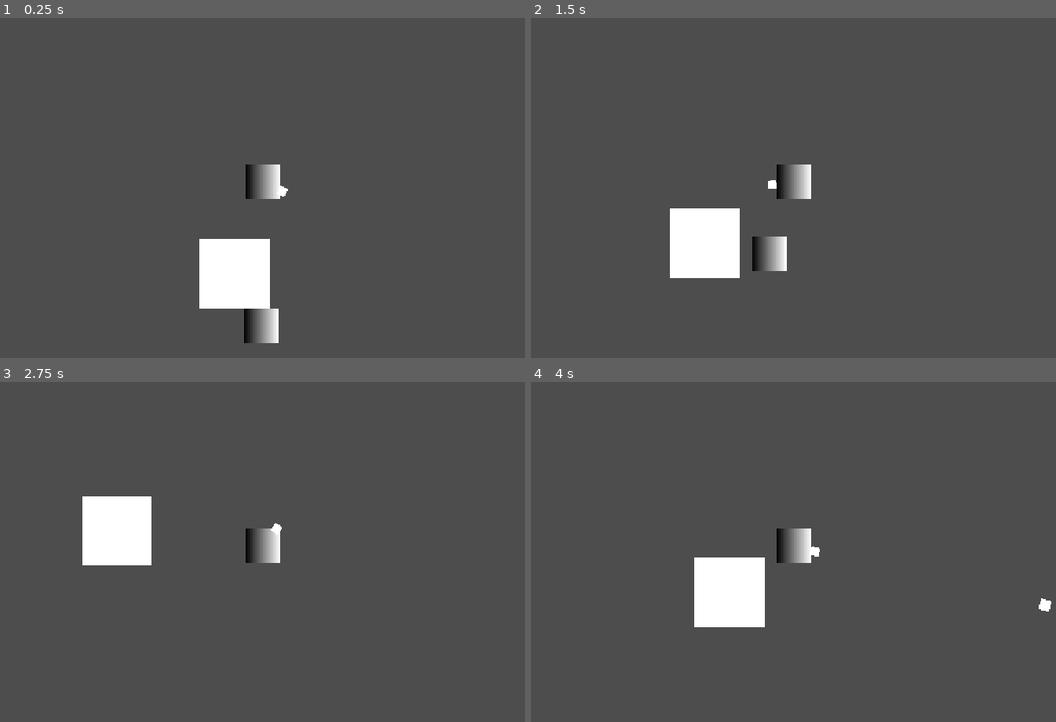
Above: before the commit, frames 1-4 (two rows, left to right).
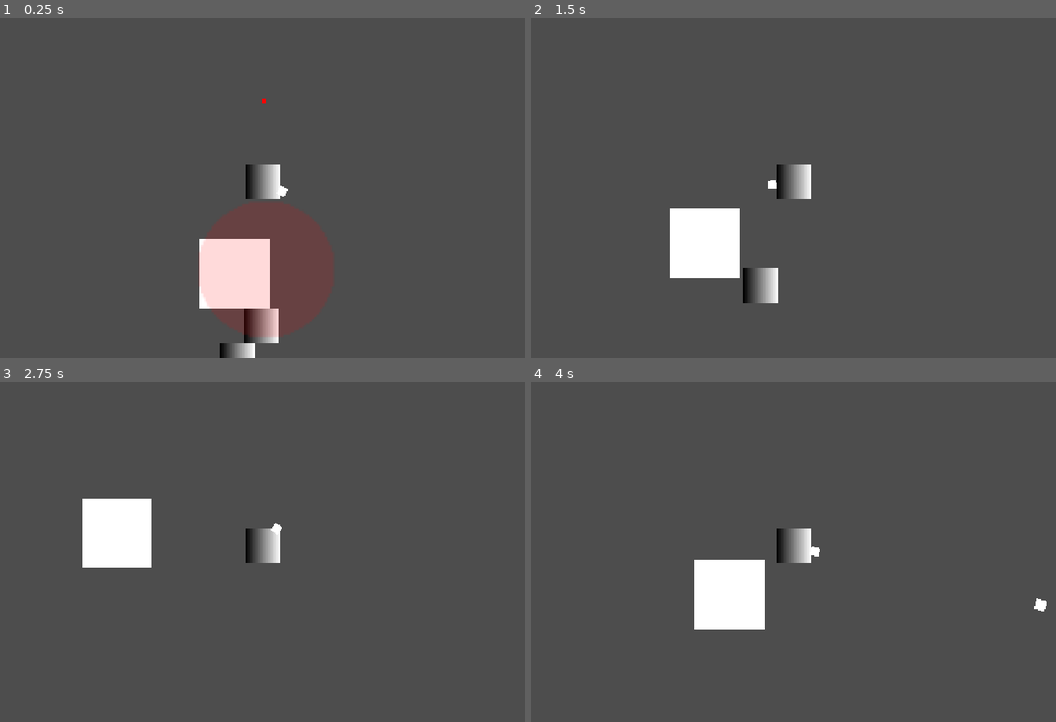
Above: after the commit, the same moments.

Repository: Iviv122/NoTimeToThink
Game: Godot game, scene res://test.tscn
Two runs of this game, one before a commit and one after it. Both use one fixed random seed, a clock stepped at 60 frames per second and the inputs below.
Inputs (mouse positions are in pixels of both pictures, inside the frame that each line leads up to):
- Up to frame 1 (0.25 s): no input
- Up to frame 2 (1.5 s): move the mouse to (930, 164) at 0.52 s; press the mouse at (930, 164) at 0.53 s; hold D (right) 0.53-1.28 s; move the mouse to (667, 198) at 1.27 s; release the mouse at (667, 198) at 1.28 s; hold S (down) from 1.28 s (still down); tap Shift (dash) at 1.35 s
- Up to frame 3 (2.75 s): click (136, 562) at 1.55 s; move the mouse to (325, 467) at 2.02 s; release S (down) at 2.03 s; press the mouse at (325, 467) at 2.03 s; hold D (right) from 2.03 s (still down)
- Up to frame 4 (4 s): move the mouse to (762, 616) at 2.77 s; release D (right) at 2.78 s; release the mouse at (762, 616) at 2.78 s; hold W (up) 2.78-3.53 s; click (762, 616) at 2.85 s; move the mouse to (982, 599) at 3.52 s; hold A (left) from 3.53 s (still down); hold Shift (dash) from 3.53 s (still down); click (982, 599) at 3.8 s

The runs differ from the first frame. In frame 1, 8.1% of the frame differs, in the area x 37-64%, y 23-100%; in frame 2, 1.1%; in frame 3, 0.2%; in frame 4, 0.2%.

Commit message:
mortar shoot

Diff:
--- /dev/null
+++ b/objects/gun/mortar.gd
@@ -0,0 +1,15 @@
+extends Gun
+class_name PlayerMortar
+
+func shoot(init_pos : Vector2,end_point : Vector2,scene : SceneTree) -> void:
+	var _projectile = projectile.instantiate() as Projectile
+
+	var projectile_init_pos = init_pos + muzzle_point_offset
+	var dir = (end_point - init_pos).normalized()
+
+	_projectile.global_position = projectile_init_pos
+	_projectile.rotation = atan2(dir.y,dir.x)
+	_projectile.dir = dir
+	_projectile.parent_gun = self
+
+	scene.root.add_child(_projectile)
--- /dev/null
+++ b/objects/skill_cast/top_shoot.gd
@@ -0,0 +1,53 @@
+class_name MortarProjectile
+extends Area2D
+
+var parent_weapon : Gun
+
+@export_category("misc")
+@export var pre_particle : Sprite2D
+@export var bomb : Sprite2D
+
+@export_category("pos")
+@export var begin : Vector2
+@export var end : Vector2
+
+@export_category("explosion")
+@export var radius : float
+@export var radius_texture : float
+@export var detonate_time : float
+
+func _ready() -> void:
+	scale *= radius/radius_texture
+	global_position = end
+	explode_pre_effect()
+	bomb_anim()
+	await get_tree().create_timer(detonate_time).timeout
+	explode()
+
+func explode_pre_effect() -> void:
+	pre_particle.global_position = end
+	pre_particle.modulate.a = 0
+	var t := create_tween()
+	t.tween_property(pre_particle,"modulate:a",0.8,detonate_time)
+
+
+func bomb_anim() -> void:
+	var height := 250.0
+
+	var tween := create_tween()
+	tween.tween_method(
+		func(t: float):
+			var pos = begin.lerp(end, t)
+			pos.y -= 4.0 * height * t * (1.0 - t)
+			bomb.global_position = pos,
+		0.0,
+		1.0,
+		detonate_time
+	)
+
+func explode() -> void:
+	for i in get_overlapping_bodies():
+			if i is Enemy:
+				i.damage(3)
+
+	queue_free()
--- a/resources/guns/pistol.tres
+++ b/resources/guns/pistol.tres
@@ -14,7 +14,6 @@
 
 [resource]
 script = ExtResource("1_6ux22")
-muzzle_point_offset = Vector2(8, 0)
 sprite = SubResource("GradientTexture2D_6ux22")
 projectile = ExtResource("1_fiybo")
 metadata/_custom_type_script = "uid://c6kyusi5o5ht7"
--- a/test.tscn
+++ b/test.tscn
@@ -3,6 +3,29 @@
 [ext_resource type="PackedScene" uid="uid://br3bq1tw5mu4i" path="res://game_objects/kamikaze.tscn" id="1_ppyta"]
 [ext_resource type="PackedScene" uid="uid://c0f3krm82xxx7" path="res://game_objects/player_body.tscn" id="2_8uh7m"]
 [ext_resource type="PackedScene" uid="uid://hncmt63iakqa" path="res://game_objects/wall.tscn" id="3_6uqi0"]
+[ext_resource type="Script" uid="uid://bvp5wx68dt8xa" path="res://objects/skill_cast/top_shoot.gd" id="4_ppyta"]
+
+[sub_resource type="CircleShape2D" id="CircleShape2D_g36xy"]
+radius = 32.0
+
+[sub_resource type="Gradient" id="Gradient_6uqi0"]
+interpolation_mode = 1
+colors = PackedColorArray(1, 1, 1, 1, 0.95686275, 0.95686275, 0.95686275, 0)
+
+[sub_resource type="GradientTexture2D" id="GradientTexture2D_ppyta"]
+gradient = SubResource("Gradient_6uqi0")
+fill = 1
+fill_from = Vector2(0.5, 0.5)
+fill_to = Vector2(1, 0.5)
+
+[sub_resource type="Gradient" id="Gradient_ppyta"]
+offsets = PackedFloat32Array(0.9939759)
+colors = PackedColorArray(1, 0, 0, 1)
+
+[sub_resource type="GradientTexture2D" id="GradientTexture2D_ykrsh"]
+gradient = SubResource("Gradient_ppyta")
+width = 8
+height = 8
 
 [node name="Node2D" type="Node2D" unique_id=1277816644]
 
@@ -14,3 +37,29 @@
 
 [node name="StaticBody2D" parent="." unique_id=1404694232 instance=ExtResource("3_6uqi0")]
 position = Vector2(-51, 169)
+
+[node name="MortarProjectile" type="Area2D" parent="." unique_id=1003919054 node_paths=PackedStringArray("pre_particle", "bomb")]
+position = Vector2(6, 161)
+script = ExtResource("4_ppyta")
+pre_particle = NodePath("circle")
+bomb = NodePath("bomb")
+end = Vector2(6, 161)
+radius = 128.0
+radius_texture = 32.0
+detonate_time = 1.0
+metadata/_custom_type_script = "uid://bvp5wx68dt8xa"
+
+[node name="CollisionShape2D" type="CollisionShape2D" parent="MortarProjectile" unique_id=749455859]
+shape = SubResource("CircleShape2D_g36xy")
+
+[node name="circle" type="Sprite2D" parent="MortarProjectile" unique_id=514555078]
+self_modulate = Color(1, 0, 0.015686275, 0.73333335)
+texture = SubResource("GradientTexture2D_ppyta")
+
+[node name="bomb" type="Sprite2D" parent="MortarProjectile" unique_id=1626753993]
+top_level = true
+texture = SubResource("GradientTexture2D_ykrsh")
+
+[node name="Kamikaze2" parent="." unique_id=763052371 instance=ExtResource("1_ppyta")]
+position = Vector2(-63, 365)
+speed = 400.0
Not shown, added: objects/gun/mortar.gd.uid
Not shown, added: objects/skill_cast/top_shoot.gd.uid
